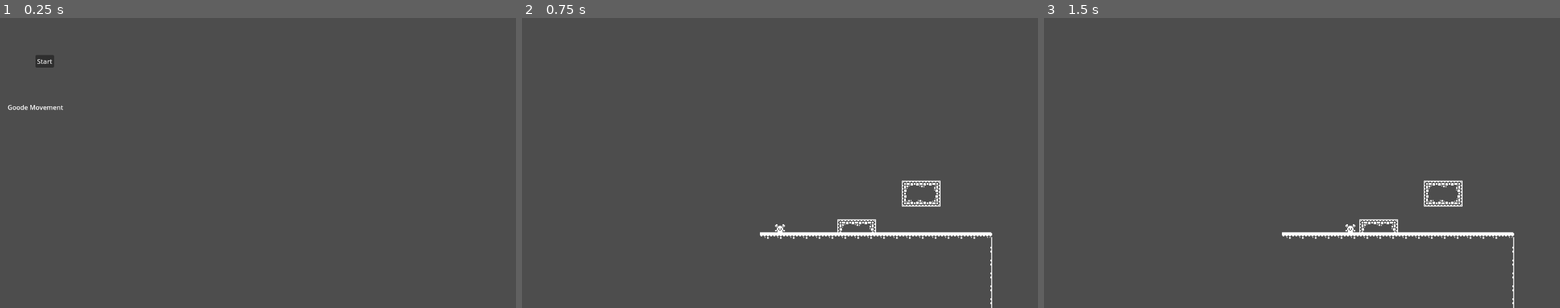
Above: before the commit, frames 1-3 (left to right).
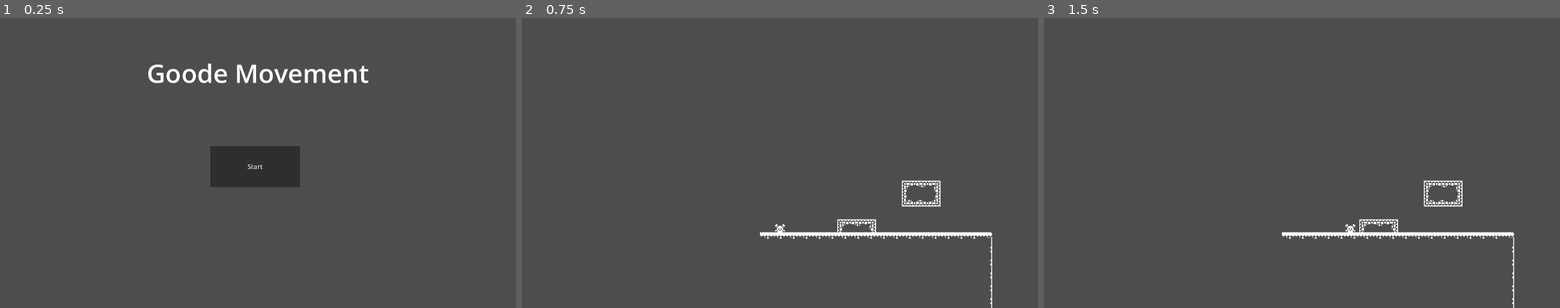
Above: after the commit, the same moments.

Repository: Allophycocyanin/GoodeMovement
Game: Godot game, scene res://main_menu.tscn
The game is run twice, just before and just after one commit, with the same random seed, the same clock (stepped at 60 frames per second) and the same inputs.
Inputs:
- Up to frame 1 (0.25 s): no input
- Up to frame 2 (0.75 s): click "Start" at 0.5 s
- Up to frame 3 (1.5 s): tap Enter at 1.25 s; hold D (move_right) from 1.28 s (still down)

The runs differ from the first frame. In frame 1, 3.7% of the frame differs, in the area x 1-72%, y 12-59%; in frame 2, nothing differs; in frame 3, nothing differs.

Commit message:
Update main_menu.tscn

Diff:
--- a/main_menu.tscn
+++ b/main_menu.tscn
@@ -1,22 +1,27 @@
-[gd_scene load_steps=2 format=3 uid="uid://d0fu5bue2cvvp"]
+[gd_scene load_steps=3 format=3 uid="uid://d0fu5bue2cvvp"]
 
 [ext_resource type="Script" path="res://main_menu.gd" id="1_rekwt"]
+
+[sub_resource type="LabelSettings" id="LabelSettings_rierb"]
+font_size = 64
 
 [node name="MainMenu" type="Node2D"]
 script = ExtResource("1_rekwt")
 
 [node name="TitleLabel" type="Label" parent="."]
-offset_left = 19.0
-offset_top = 210.0
-offset_right = 157.0
-offset_bottom = 236.0
+offset_top = 70.0
+offset_right = 1280.0
+offset_bottom = 203.0
 text = "Goode Movement"
+label_settings = SubResource("LabelSettings_rierb")
+horizontal_alignment = 1
+vertical_alignment = 1
 
 [node name="StartButton" type="Button" parent="."]
-offset_left = 88.0
-offset_top = 92.0
-offset_right = 96.0
-offset_bottom = 100.0
+offset_left = 522.0
+offset_top = 318.0
+offset_right = 744.0
+offset_bottom = 420.0
 text = "Start"
 
 [connection signal="pressed" from="StartButton" to="." method="_on_start_button_pressed"]
